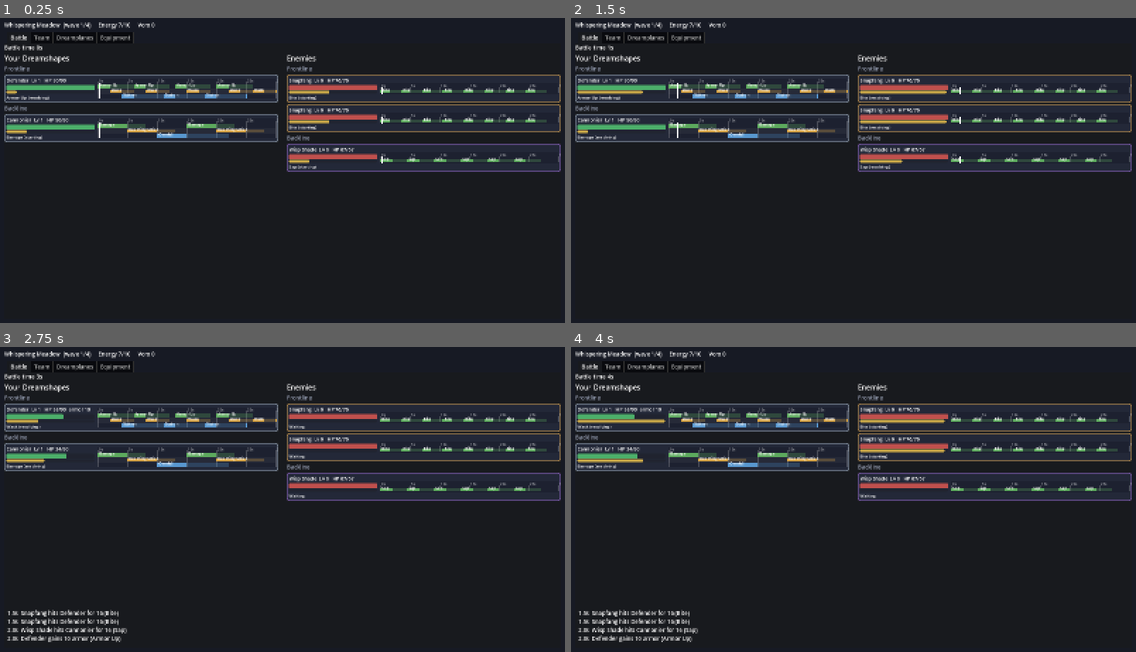
Above: before the commit, frames 1-4 (two rows, left to right).
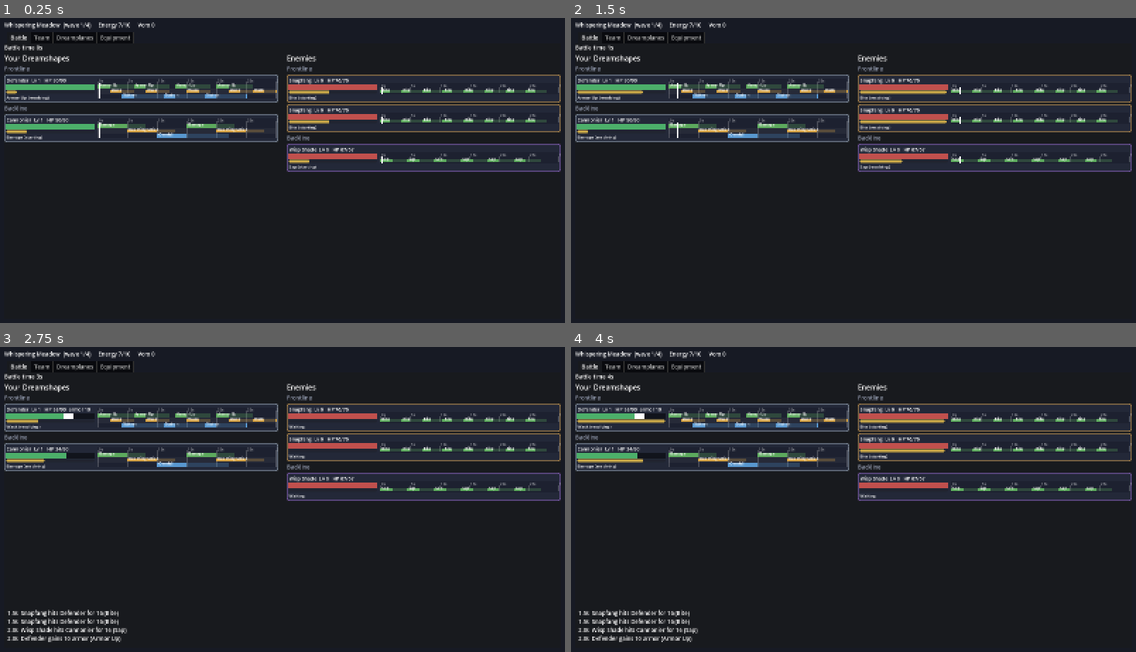
Above: after the commit, the same moments.

Repository: Cowdog13/DreamworldIdle
Game: Godot game, scene res://scenes/main.tscn
The game is run twice, just before and just after one commit, with the same random seed, the same clock (stepped at 60 frames per second) and the same inputs.
Inputs (mouse positions are in pixels of both pictures, inside the frame that each line leads up to):
- Up to frame 1 (0.25 s): no input
- Up to frame 2 (1.5 s): move the mouse to (757, 88) at 0.52 s; click (757, 88) at 0.67 s; move the mouse to (757, 127) at 1.27 s; click (757, 127) at 1.42 s
- Up to frame 3 (2.75 s): tap Enter at 2 s; move the mouse to (468, 417) at 2.02 s; click (468, 417) at 2.17 s
- Up to frame 4 (4 s): tap Space at 2.75 s; move the mouse to (1039, 447) at 2.77 s; click (1039, 447) at 2.92 s; tap Enter at 3.5 s; move the mouse to (1039, 487) at 3.52 s; click (1039, 487) at 3.67 s

The runs differ from the first frame. In frame 1, 0.4% of the frame differs, in the area x 1-67%, y 21-47%; in frame 2, 0.4%; in frame 3, 0.4%; in frame 4, 0.4%.

Commit message:
Show armor as a white segment on the health bar
Co-Authored-By: Claude Sonnet 5.5 <noreply@anthropic.com>
Claude-Session: https://claude.ai/code/session_01Sr1BPEEnyBCPWiL2bUBBoy

Diff:
--- /dev/null
+++ b/scripts/ui/health_bar.gd
@@ -0,0 +1,32 @@
+class_name HealthBar
+extends Control
+## Health with armor shown as a white segment at the leading edge of the health fill.
+## The bar scales to max health, or to health + armor when that is larger.
+
+var max_hp := 1.0
+var hp := 1.0
+var armor := 0.0
+var fill_color := Color("4caf6a")
+
+
+func _init() -> void:
+	custom_minimum_size.y = 14
+
+
+func set_values(new_hp: float, new_max: float, new_armor: float) -> void:
+	if is_equal_approx(hp, new_hp) and is_equal_approx(max_hp, new_max) and is_equal_approx(armor, new_armor):
+		return
+	hp = new_hp
+	max_hp = new_max
+	armor = new_armor
+	queue_redraw()
+
+
+func _draw() -> void:
+	draw_rect(Rect2(Vector2.ZERO, size), Color("11141c"))
+	var total := maxf(max_hp, hp + armor)
+	var hp_w := size.x * hp / total
+	var armor_w := size.x * armor / total
+	draw_rect(Rect2(0, 0, hp_w, size.y), fill_color)
+	if armor > 0.0:
+		draw_rect(Rect2(hp_w, 0, armor_w, size.y), Color.WHITE)
--- a/scripts/ui/main.gd
+++ b/scripts/ui/main.gd
@@ -193,10 +193,8 @@
 	name_label.add_theme_font_size_override("font_size", 14)
 	name_label.clip_text = true
 	v.add_child(name_label)
-	var hp := ProgressBar.new()
-	hp.show_percentage = false
-	hp.custom_minimum_size.y = 14
-	hp.add_theme_stylebox_override("fill", _fill_style(Color("4caf6a") if u.side == BattleUnit.SIDE_PLAYER else Color("c0504d")))
+	var hp := HealthBar.new()
+	hp.fill_color = Color("4caf6a") if u.side == BattleUnit.SIDE_PLAYER else Color("c0504d")
 	v.add_child(hp)
 	var cast := ProgressBar.new()
 	cast.show_percentage = false
@@ -232,10 +230,9 @@
 	for u in widgets:
 		var w: Dictionary = widgets[u]
 		var armor_text := "  armor %d" % roundi(u.armor) if u.armor > 0.5 else ""
-		var amp_text := "  +heal boost" if u.heal_amp > 0.0 else ""
+		var amp_text := "  +heal" if u.heal_amp > 0.0 else ""
 		w.name.text = "%s  Lv %d   HP %d/%d%s%s" % [u.name, u.level, ceili(u.hp), roundi(u.max_hp), armor_text, amp_text]
-		w.hp.max_value = u.max_hp
-		w.hp.value = u.hp
+		w.hp.set_values(u.hp, u.max_hp, u.armor)
 		w.cast.max_value = maxf(u.phase_total, 0.01)
 		w.cast.value = u.phase_total - u.phase_left if u.phase != "wait" else 0.0
 		w.cast_label.text = u.cast_text()
Not shown, added: scripts/ui/health_bar.gd.uid
